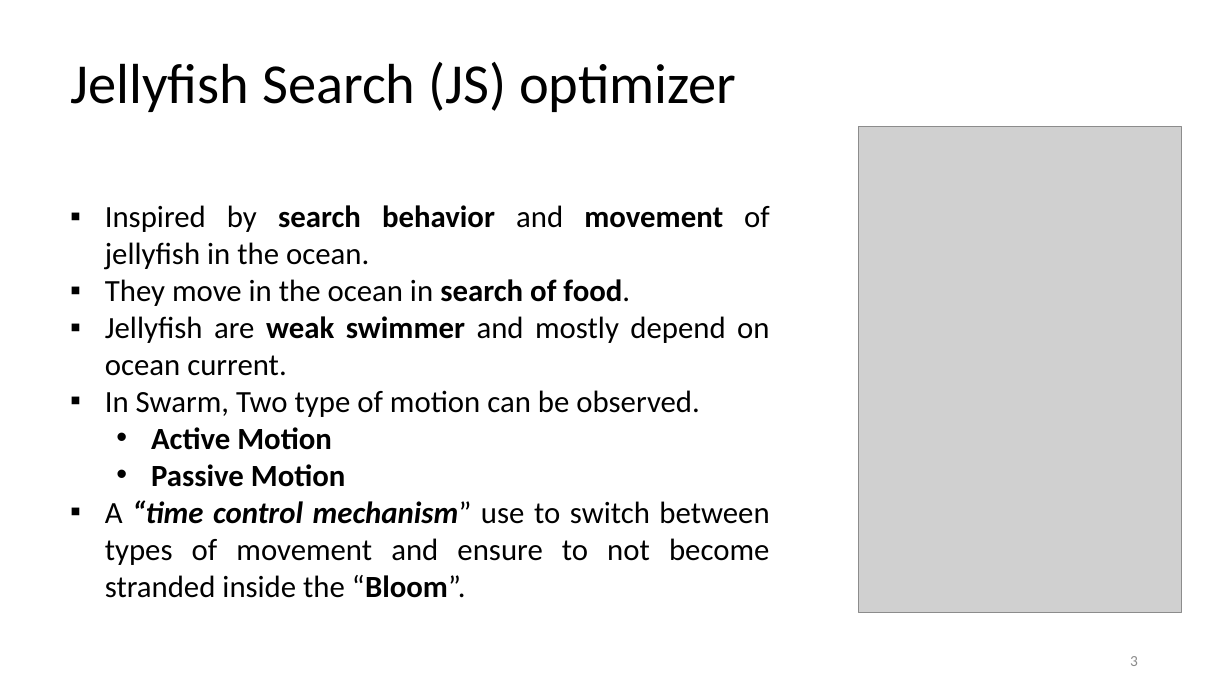
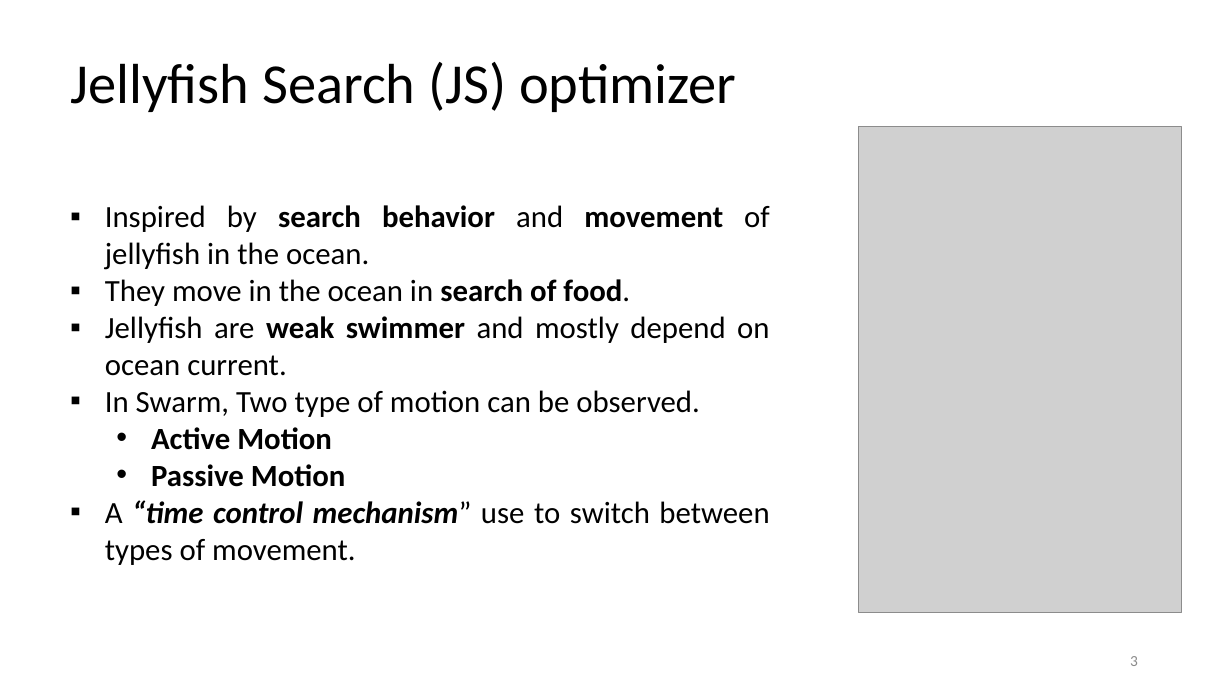
Before and after one commit to Mahadi-Ahammed/pptshare, a slide deck: slide 3 of Jellyfish.pptx. Drawn at 1232x693 pixels with LibreOffice and Linux fonts; fonts in the diff are those of the drawing; grey boxes stand for pictures. Boxes give left, top, right and bottom in pixels: in the first picture for what was removed or moved away, otherwise in the second. Text is boxed around its words. In the diff, an @@ line names an element or a change of style, - is before the commit and + after.

```diff
--- a/Jellyfish.pptx
+++ b/Jellyfish.pptx
@@ text at box(105, 500, 769, 565): text changed @@
-▪ A “time control mechanism” use to switch between types of movement and ensure to not become stranded inside the “Bloom”.
+▪ A “time control mechanism” use to switch between types of movement.
```
Also in this commit, not shown: 4 other slides changed.
